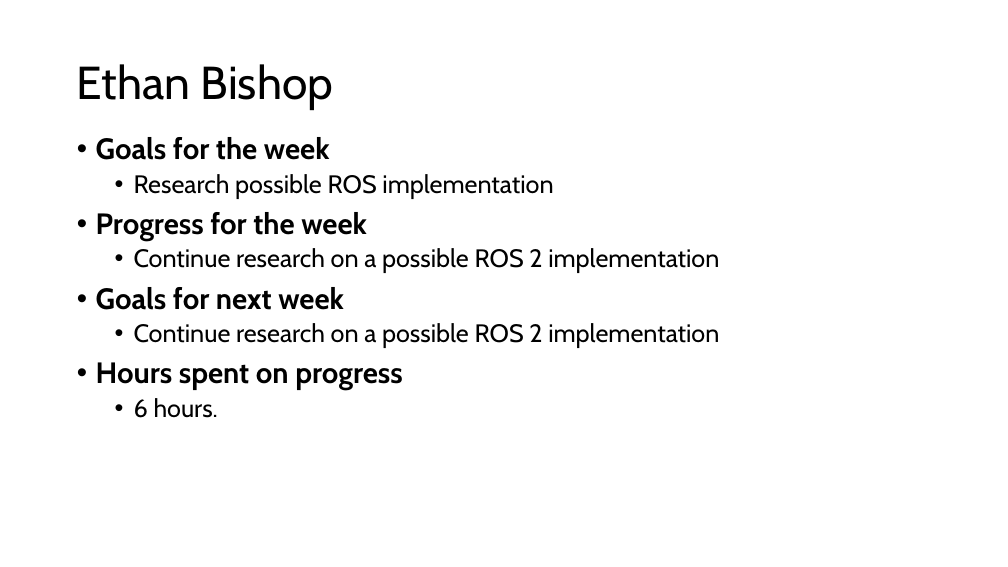
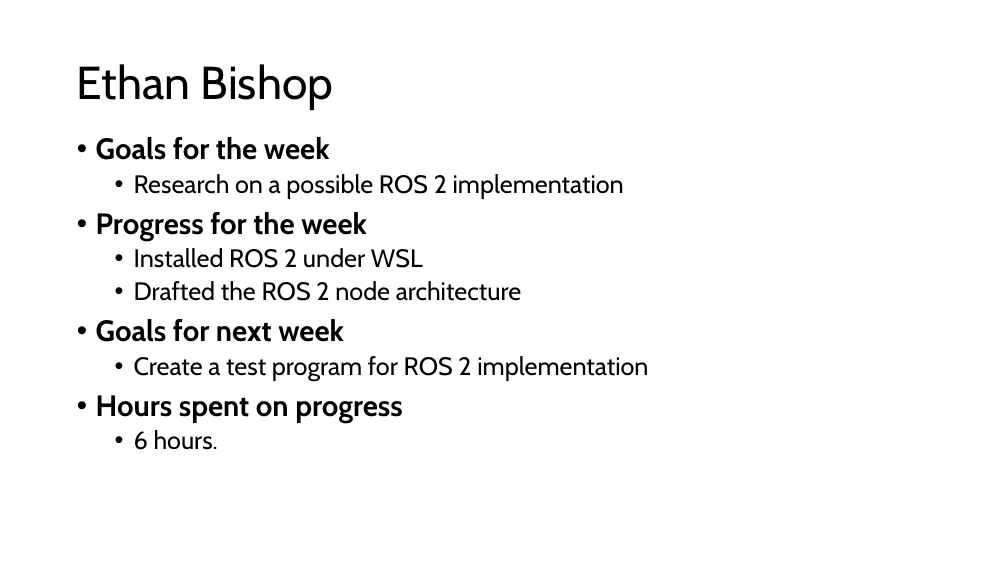
Before and after one commit to EthanWellsSr/BuggyBot, a slide deck: slide 1 of Weekly Reports/slides/3-ethan-bishop.pptx. Drawn at 1008x567 pixels with LibreOffice and Linux fonts; fonts in the diff are those of the drawing. Boxes give left, top, right and bottom in pixels: in the first picture for what was removed or moved away, otherwise in the second. Text is boxed around its words. In the diff, an @@ line names an element or a change of style, - is before the commit and + after.

```diff
--- a/Weekly Reports/slides/3-ethan-bishop.pptx
+++ b/Weekly Reports/slides/3-ethan-bishop.pptx
@@ text at box(134, 174, 624, 199): text changed @@
-  • Research possible ROS implementation
+  • Research on a possible ROS 2 implementation
@@ text at box(134, 248, 521, 301): text changed @@
-  • Continue research on a possible ROS 2 implementation
+  • Installed ROS 2 under WSL
+  • Drafted the ROS 2 node architecture
@@ text at box(134, 356, 648, 381): text changed @@
-  • Continue research on a possible ROS 2 implementation
+  • Create a test program for ROS 2 implementation
```
Also in this commit, not shown: 1 other slide changed, 1 slide added, 1 slide removed.
